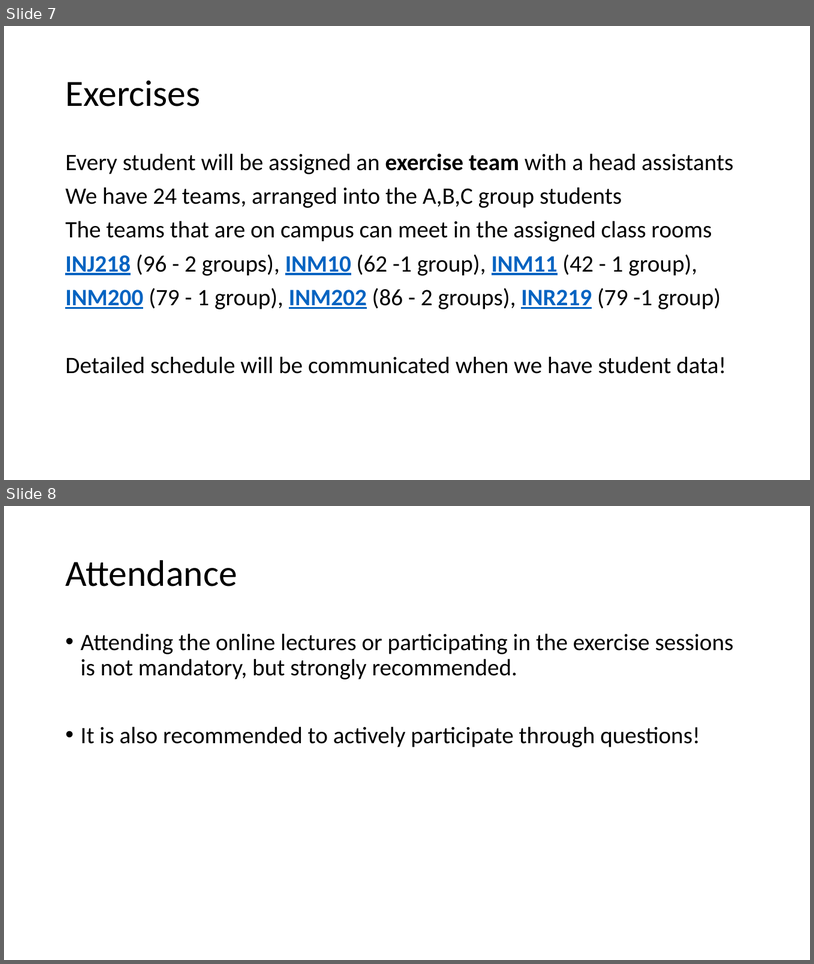
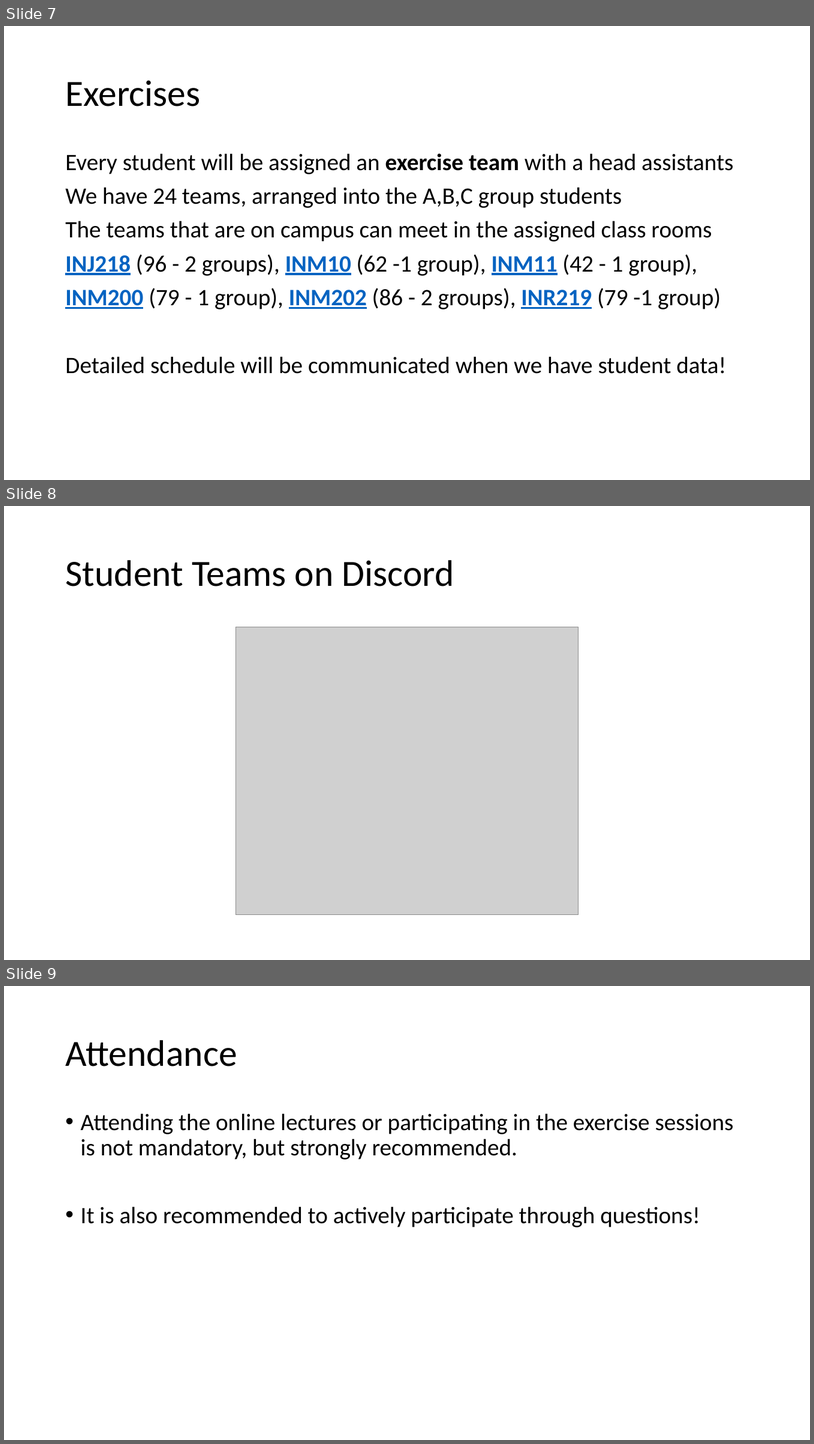
Before and after one commit to LSIR/AICC-I, a slide deck: Lectures/Week 0/0. General Information.pptx. Shown one above the other, each under a label of ours: slides 7 and 8 before the commit, slides 7, 8 and 9 after it. The pictures are 814x964 and 814x1444 pixels, drawn with LibreOffice and Linux fonts; fonts in the diff are those of the drawing; grey boxes stand for pictures. Boxes give left, top, right and bottom in pixels: in the first picture for what was removed or moved away, otherwise in the second. Text is boxed around its words. In the diff, an @@ line names an element or a change of style, - is before the commit and + after.

```diff
--- a/Lectures/Week 0/0. General Information.pptx
+++ b/Lectures/Week 0/0. General Information.pptx
@@ slide 8 added at box(4, 506, 810, 960), background #FFFFFF @@
@@ title added at box(65, 560, 455, 586), 44 pt, text #000000 @@
+Student Teams on Discord
@@ picture added at box(236, 627, 579, 915) @@
@@ what was slide 8 is now slide 9 @@
```
Also in this commit, not shown: 3 slides changed, 3 other files.
